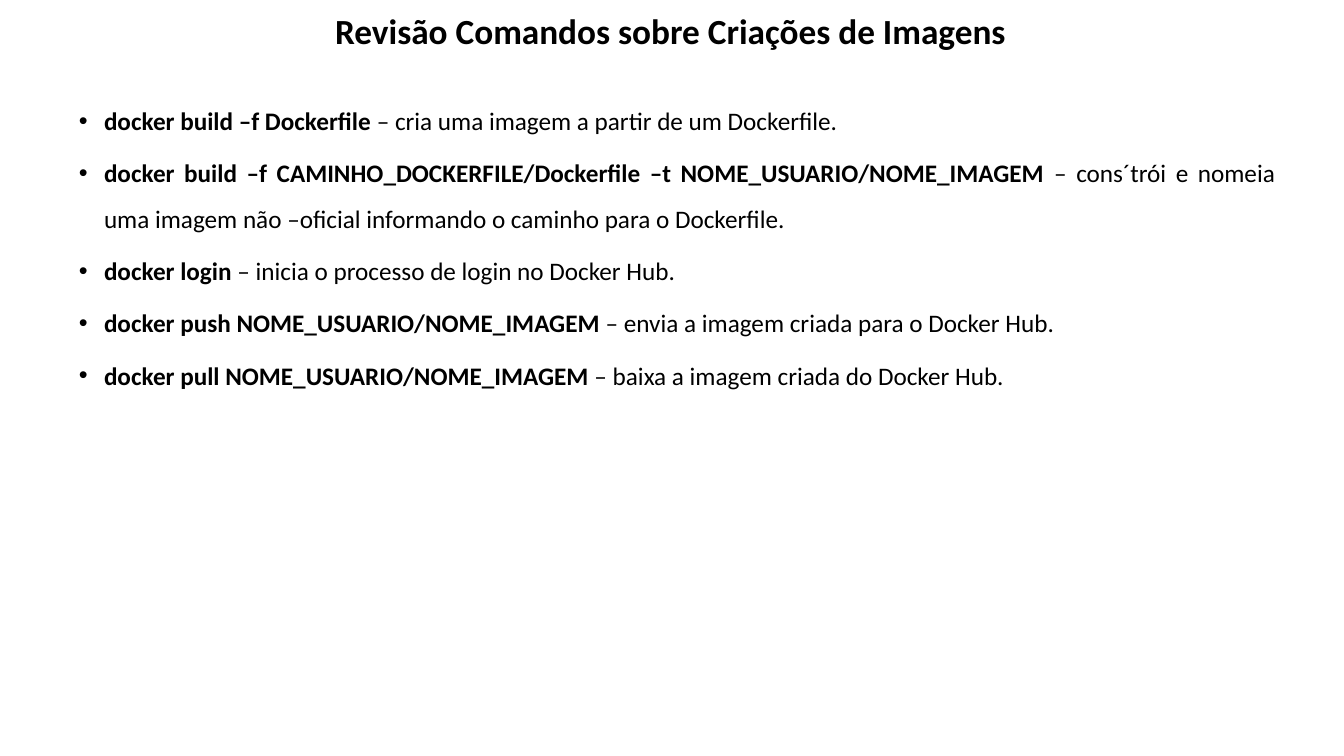
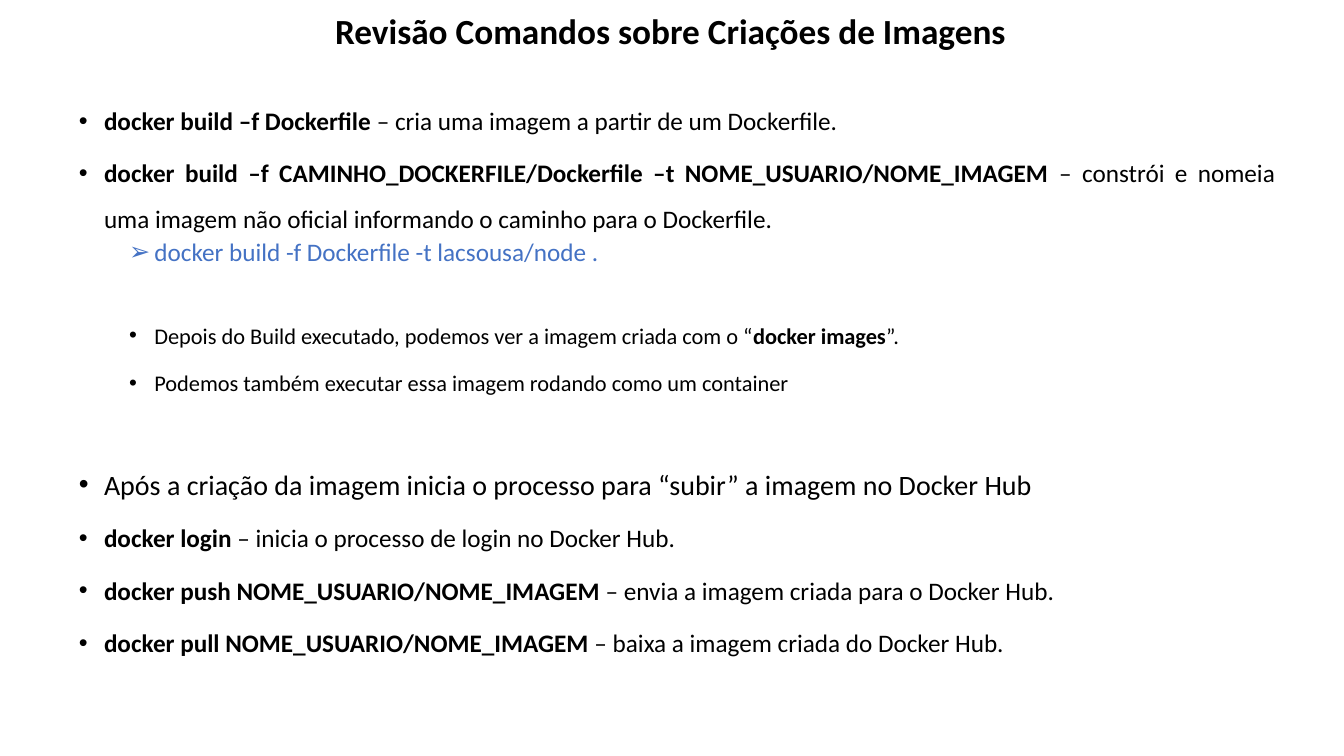
Before and after one commit to lacsousa/learning-docker, a slide deck: slide 21 of docs/docker-resumo.pptx. Drawn at 1344x756 pixels with LibreOffice and Linux fonts; fonts in the diff are those of the drawing. Boxes give left, top, right and bottom in pixels: in the first picture for what was removed or moved away, otherwise in the second. Text is boxed around its words. In the diff, an @@ line names an element or a change of style, - is before the commit and + after.

```diff
--- a/docs/docker-resumo.pptx
+++ b/docs/docker-resumo.pptx
@@ text at <box>104,164,1275,500</box>: text changed @@
-  • docker build –f CAMINHO_DOCKERFILE/Dockerfile –t NOME_USUARIO/NOME_IMAGEM – cons´trói e nomeia uma imagem não –oficial informando o caminho para o Dockerfile.
+  • docker build –f CAMINHO_DOCKERFILE/Dockerfile –t NOME_USUARIO/NOME_IMAGEM – constrói e nomeia uma imagem não oficial informando o caminho para o Dockerfile.
+    ➢ docker build -f Dockerfile -t lacsousa/node .
+    • Depois do Build executado, podemos ver a imagem criada com o “docker images”.
+    • Podemos também executar essa imagem rodando como um container
+  • Após a criação da imagem inicia o processo para “subir” a imagem no Docker Hub
```
Also in this commit, not shown: 6 other slides changed, 2 slides added, 2 slides removed, 38 other files.
